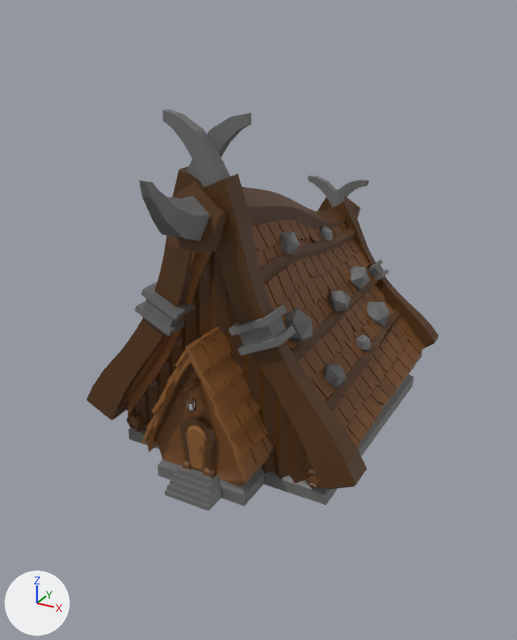
Two versions of the FBX model Viking-Game/Assets/Models/B_Base/B_BaseA.fbx, one commit apart.
Both versions are drawn from a 50 mm camera at (14.04, 6.79, 21.8) aimed at (7.02, 19.56, 15.42). Every picture has the same lights, and +X, +Y and +Z are marked at lower left.

In view in the first picture: 'B_BaseA'.
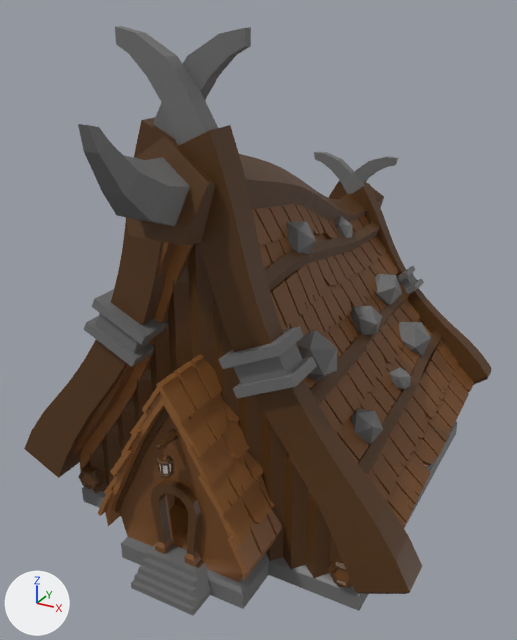
Boxes (x1, y1, x2, y2) around the edits, measured in the pictures (517 x 640 px):
'B_BaseA', reshaped, rescaled (33% wider, 47% taller): before (87, 109, 438, 511); after (24, 26, 492, 616)
part 1 of me_cylinder_573, deleted (brown): before (186, 425, 206, 472)

The change in detail:
me_cylinder_573 has 7233 vertices, 6013 faces and spans x -323.0..323.0, y -422.0..328.0, z -453.0..412.0.
me_cylinder_573 is used by ob_b_basea; location (7.13, 19.75, 16.86); rotation (1.571, 0.0, 0.0), in degrees (90, 0, 0); scale (0.01, 0.01, 0.01).
me_cylinder_573 part 1: the loose piece of 124 vertices spanning x -25.0..24.0, y -371.0..-260.0, z 284.0..297.0 is deleted.
Object 'B_BaseA' (ob_b_basea) is rescaled from (0.01, 0.01, 0.01) to (0.0143, 0.0141, 0.0129).
